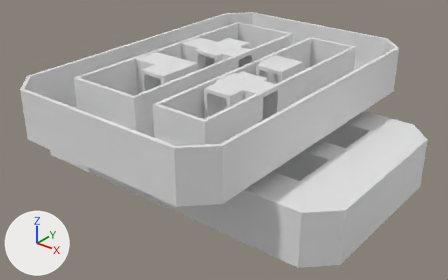
What one commit did to the OBJ model assets/test/5D Space.obj.
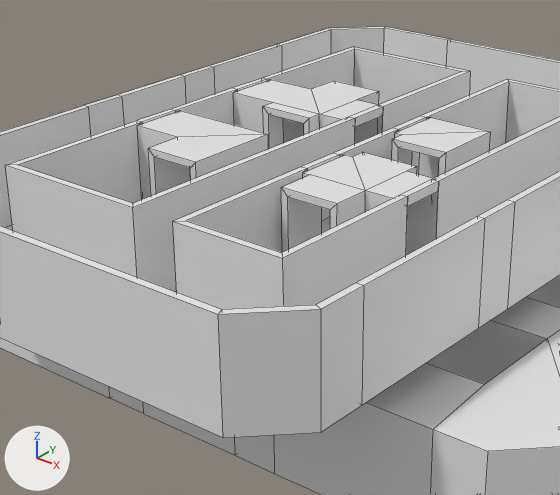
Each version appears first whole from a 50 mm lens placed at (32.8, -44.4, 34.5), pointed at (-18.2, 19.4, -5.1), and next in a close-up on the part from 16% to 75% of the width and 0% to 83% of the height. The lights are fixed; the arrows at lower left show +X, +Y and +Z. The close-ups show mesh edges as thin lines. Where no turn or scale is listed for an object, it has been applied to the vertices. Vertices at the same position are counted once.

The first close-up shows '5-D_Space', '5-D_Space.001'.
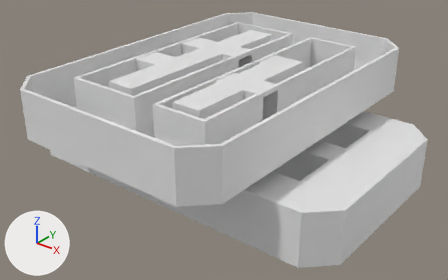
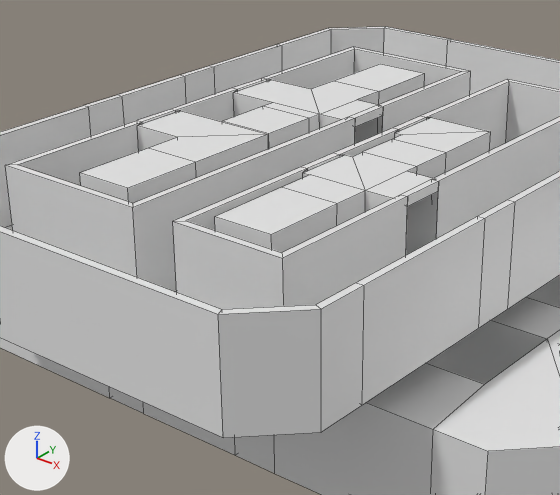
Changed parts and their boxes (x1, y1, x2, y2) in the close-ups (560 x 495 px):
part 1 of me_5_d_space, built on
    before: (263, 107, 446, 176)
    after: (222, 64, 446, 178)
part 2 of me_5_d_space, built on
    before: (148, 148, 337, 252)
    after: (80, 148, 337, 253)

What changed in the scene script:
```text
Change me_5_d_space:
    used by ob_5_d_space; location = (0.0, 0.0, 0.0)
    remove me_5_d_space.from_pydata(...)  # 280 vertices, 314 faces; spans x -35.7..-2.7, y -3.7..45.3, z -0.5..6.4
    add me_5_d_space.from_pydata(...)  # 312 vertices, 338 faces; spans x -35.7..-2.7, y -3.7..45.3, z -0.5..6.4
    me_5_d_space part 1
    16 faces are deleted
    16 vertices are added at x -26.1..-21.9, y 18.2..36.2, z -0.5..6.3
    28 new faces join them
    me_5_d_space part 2
    8 faces are deleted
    8 new vertices lie (0.0, -5.8, 0.0) away from vertices in x -26.1..-10.7, y 11.2, z -0.5..6.3
    8 new vertices lie (0.0, -5.3, 0.0) away from vertices in x -25.6..-11.2, y 11.2, z 0.0..5.8
    20 new faces join them
```
